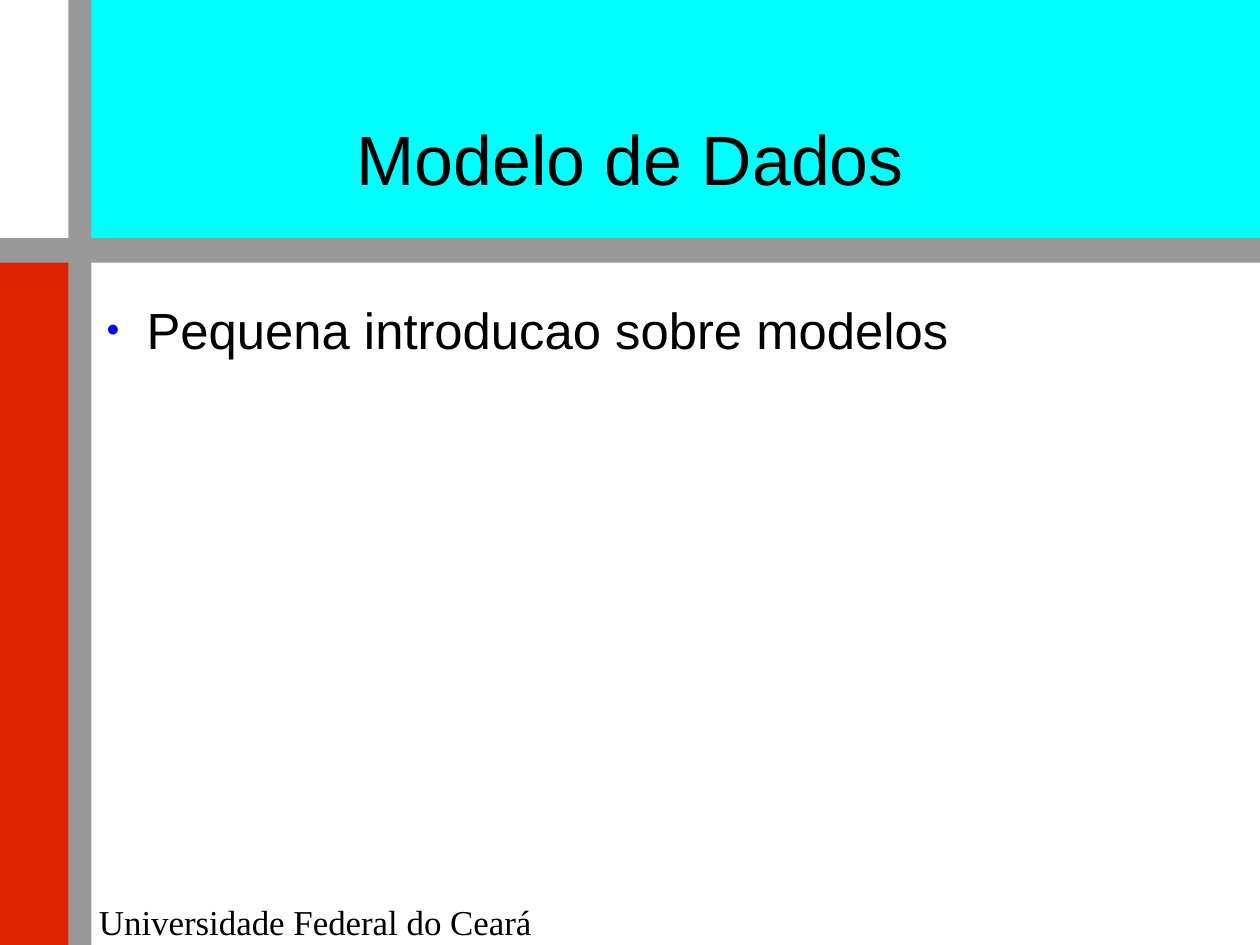
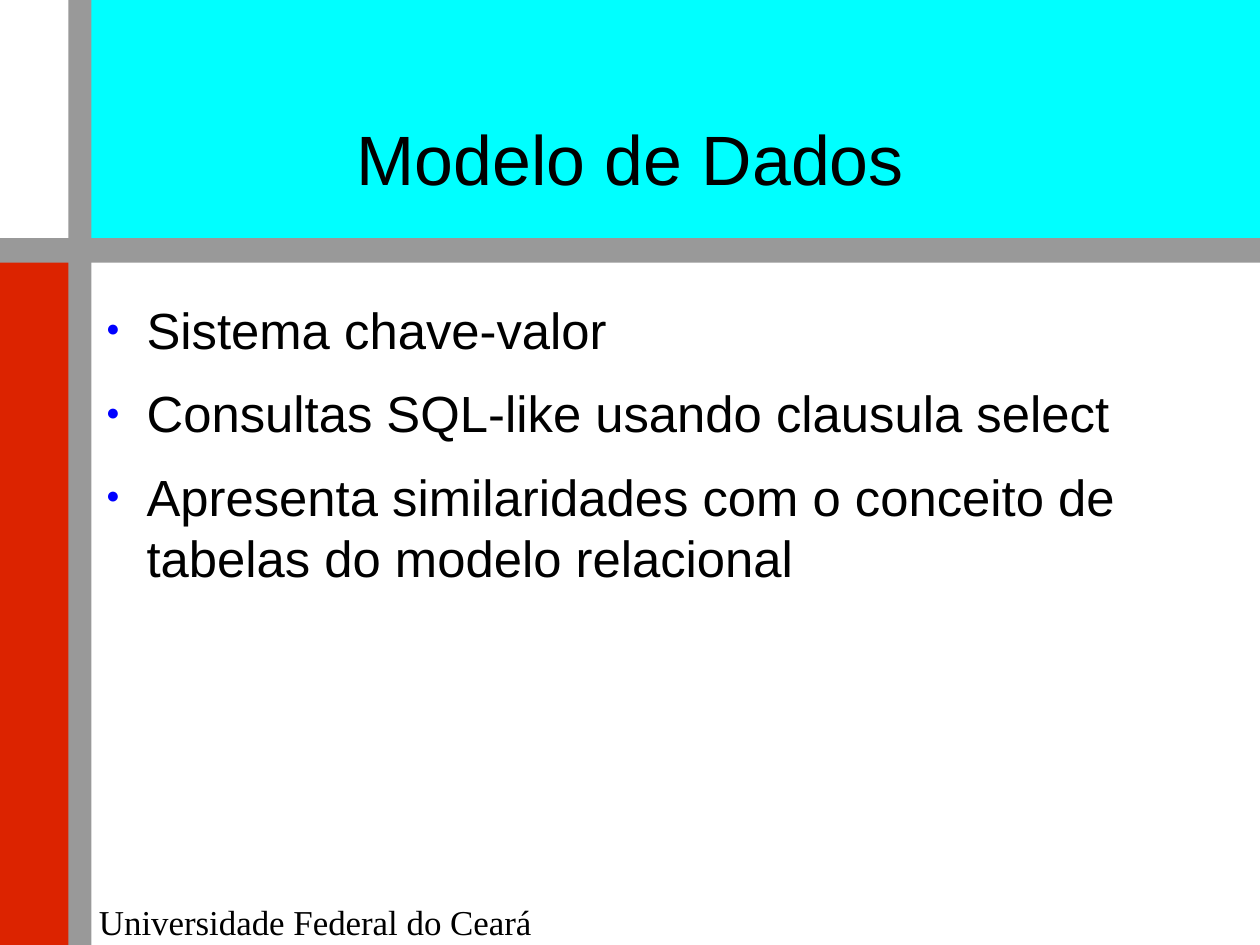
Before and after one commit to renatocjn/NoSQL_TF, a slide deck: slide 9 of Apresentação.odp (slide 7 before the commit). Drawn at 1260x945 pixels with LibreOffice and Linux fonts; fonts in the diff are those of the drawing; background and template pictures are left out. Boxes give left, top, right and bottom in pixels: in the first picture for what was removed or moved away, otherwise in the second. Text is boxed around its words. In the diff, an @@ line names an element or a change of style, - is before the commit and + after.

Commit message:
consistencia, modelo de dados, introducao, amazonsdb pic

```diff
--- a/Apresentação.odp
+++ b/Apresentação.odp
@@ text at (147, 312, 1114, 578): text changed @@
-● Pequena introducao sobre modelos
+● Sistema chave-valor
+● Consultas SQL-like usando clausula select
+● Apresenta similaridades com o conceito de tabelas do modelo relacional
```
Also in this commit, not shown: 2 other slides changed, 7 slides added, 4 slides removed, 1 other file.
